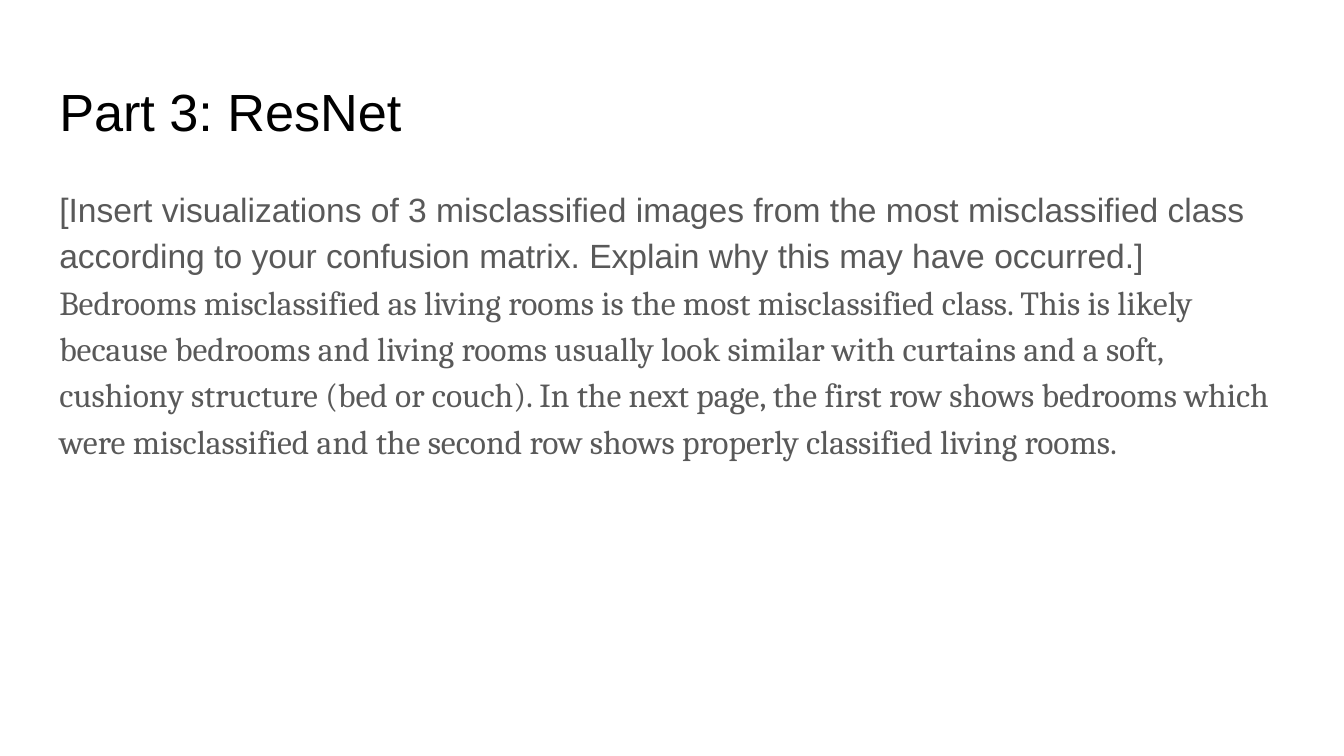
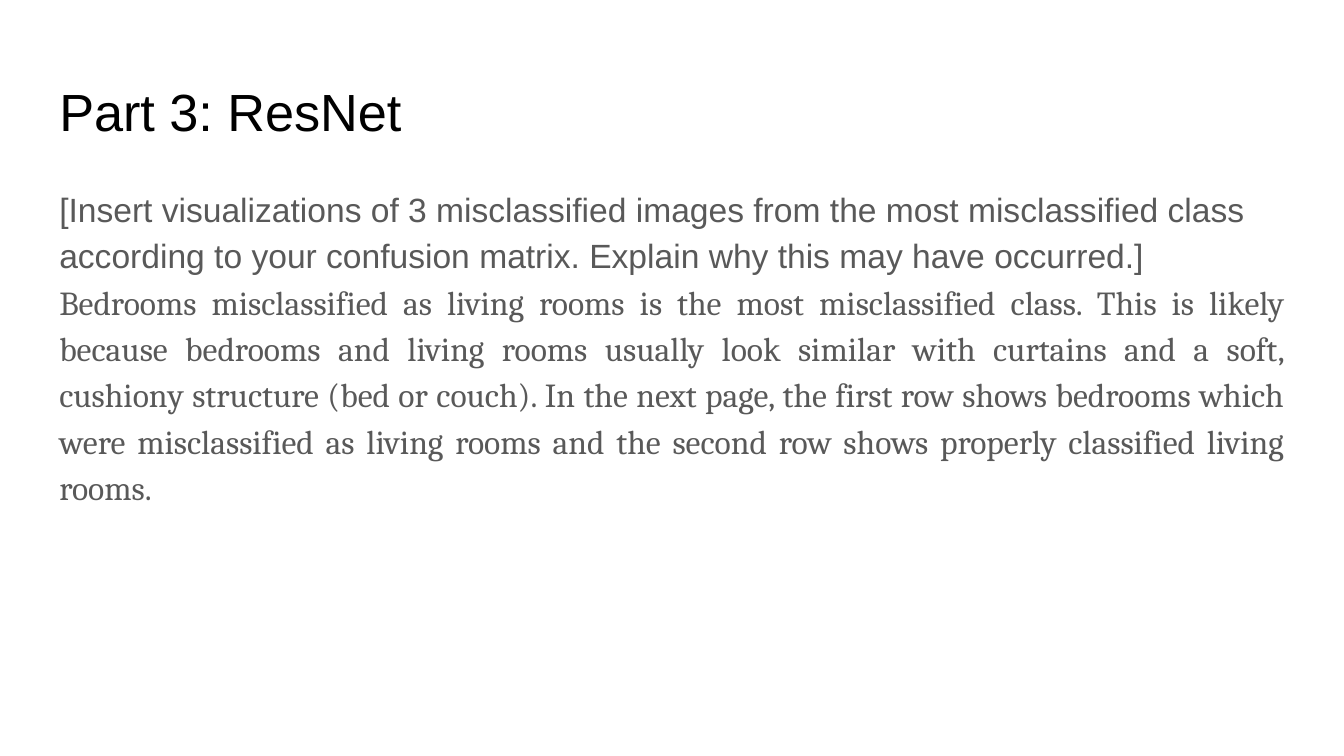
Before and after one commit to ShuvoNewaz/CS-6476-Projects-Fall2022, a slide deck: slide 9 of docs/proj4_report.pptx. Drawn at 1344x756 pixels with LibreOffice and Linux fonts; fonts in the diff are those of the drawing. Boxes give left, top, right and bottom in pixels: in the first picture for what was removed or moved away, otherwise in the second. Text is boxed around its words. In the diff, an @@ line names an element or a change of style, - is before the commit and + after.

```diff
--- a/docs/proj4_report.pptx
+++ b/docs/proj4_report.pptx
@@ text at bbox=[59, 291, 1285, 500]: text changed @@
-Bedrooms misclassified as living rooms is the most misclassified class. This is likely because bedrooms and living rooms usually look similar with curtains and a soft, cushiony structure (bed or couch). In the next page, the first row shows bedrooms which were misclassified and the second row shows properly classified living rooms.
+Bedrooms misclassified as living rooms is the most misclassified class. This is likely because bedrooms and living rooms usually look similar with curtains and a soft, cushiony structure (bed or couch). In the next page, the first row shows bedrooms which were misclassified as living rooms and the second row shows properly classified living rooms.
```
Also in this commit, not shown: 6 other slides changed, 7 other files.
